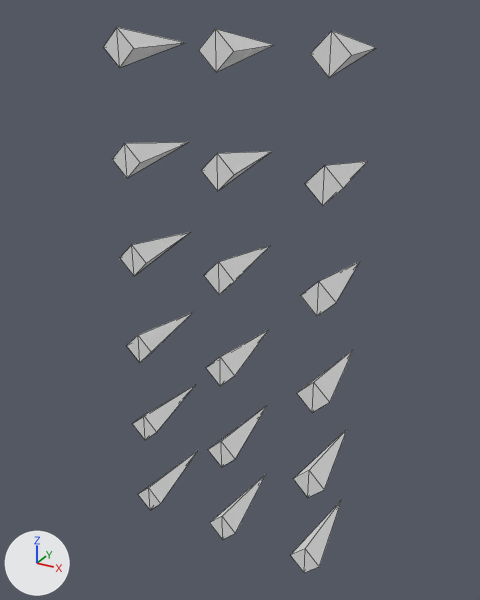
The glTF model assets/meshes/traps/spikes.glb: old version first, new version second.
Rendered twice from a 50 mm lens placed at (0.885, -1.505, 1.838), pointed at (-0.027, 0.153, 1.009). Every picture has the same lights, and +X, +Y and +Z are marked at lower left. The first picture is the older version. Mesh edges are drawn as thin lines. Vertices at exactly the same position are counted once.

The first picture shows 'Spikes'.
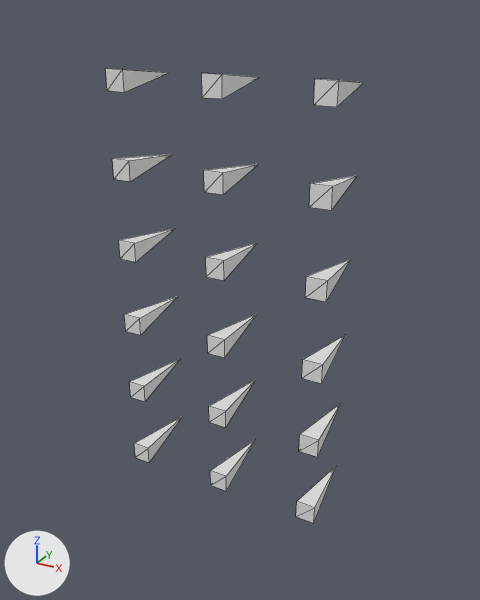
Edits to the bpy script that builds the scene:
```text
Change me_cone:
    remove me_cone.from_pydata(...)  # 90 vertices, 108 faces; spans x -0.35..0.35, y -0.01..0.31, z 0.19..1.79
    add me_cone.from_pydata(...)  # 90 vertices, 108 faces; spans x -0.38..0.31, y 0.02..0.29, z 0.38..1.69
    me_cone part 1: the loose piece of 5 vertices spanning x -0.35..-0.25, y -0.01..0.31, z 0.19..0.29 is turned 45 degrees about the y axis through its middle and scaled by 0.822, then moved by (-0.04, 0.0, 0.16)
    me_cone part 2: the loose piece of 5 vertices spanning x -0.05..0.05, y -0.01..0.31, z 0.19..0.29 is turned 45 degrees about the y axis through its middle and scaled by 0.822, then moved by (-0.03, 0.0, 0.16)
    me_cone part 3: the loose piece of 5 vertices spanning x 0.25..0.35, y -0.01..0.31, z 0.19..0.29 is turned 45 degrees about the y axis through its middle and scaled by 0.822, then moved by (-0.02, 0.0, 0.16)
    me_cone part 4: the loose piece of 5 vertices spanning x -0.35..-0.25, y -0.01..0.31, z 0.49..0.59 is turned 45 degrees about the y axis through its middle and scaled by 0.822, then moved by (-0.04, 0.0, 0.11)
    me_cone part 5: the loose piece of 5 vertices spanning x -0.05..0.05, y -0.01..0.31, z 0.49..0.59 is turned 45 degrees about the y axis through its middle and scaled by 0.822, then moved by (-0.03, 0.0, 0.11)
    me_cone part 6: the loose piece of 5 vertices spanning x 0.25..0.35, y -0.01..0.31, z 0.49..0.59 is turned 45 degrees about the y axis through its middle and scaled by 0.822, then moved by (-0.02, 0.0, 0.11)
    me_cone part 7: the loose piece of 5 vertices spanning x -0.35..-0.25, y -0.01..0.31, z 0.79..0.89 is turned 45 degrees about the y axis through its middle and scaled by 0.822, then moved by (-0.04, 0.0, 0.06)
    me_cone part 8: the loose piece of 5 vertices spanning x -0.05..0.05, y -0.01..0.31, z 0.79..0.89 is turned 45 degrees about the y axis through its middle and scaled by 0.822, then moved by (-0.03, 0.0, 0.06)
    me_cone part 9: the loose piece of 5 vertices spanning x 0.25..0.35, y -0.01..0.31, z 0.79..0.89 is turned 45 degrees about the y axis through its middle and scaled by 0.822, then moved by (-0.02, 0.0, 0.06)
    me_cone part 10: the loose piece of 5 vertices spanning x -0.35..-0.25, y -0.01..0.31, z 1.09..1.19 is turned 45 degrees about the y axis through its middle and scaled by 0.822, then moved by (-0.04, 0.0, 0.01)
    me_cone part 11: the loose piece of 5 vertices spanning x -0.05..0.05, y -0.01..0.31, z 1.09..1.19 is turned 45 degrees about the y axis through its middle and scaled by 0.822, then moved by (-0.03, 0.0, 0.01)
    me_cone part 12: the loose piece of 5 vertices spanning x 0.25..0.35, y -0.01..0.31, z 1.09..1.19 is turned 45 degrees about the y axis through its middle and scaled by 0.822, then moved by (-0.02, 0.0, 0.01)
    me_cone part 13: the loose piece of 5 vertices spanning x -0.35..-0.25, y -0.01..0.31, z 1.39..1.49 is turned 45 degrees about the y axis through its middle and scaled by 0.822, then moved by (-0.04, 0.0, -0.04)
    me_cone part 14: the loose piece of 5 vertices spanning x -0.05..0.05, y -0.01..0.31, z 1.39..1.49 is turned 45 degrees about the y axis through its middle and scaled by 0.822, then moved by (-0.03, 0.0, -0.04)
    me_cone part 15: the loose piece of 5 vertices spanning x 0.25..0.35, y -0.01..0.31, z 1.39..1.49 is turned 45 degrees about the y axis through its middle and scaled by 0.822, then moved by (-0.02, 0.0, -0.04)
    me_cone part 16: the loose piece of 5 vertices spanning x -0.35..-0.25, y -0.01..0.31, z 1.69..1.79 is turned 45 degrees about the y axis through its middle and scaled by 0.822, then moved by (-0.04, 0.0, -0.09)
    me_cone part 17: the loose piece of 5 vertices spanning x -0.05..0.05, y -0.01..0.31, z 1.69..1.79 is turned 45 degrees about the y axis through its middle and scaled by 0.822, then moved by (-0.03, 0.0, -0.09)
    me_cone part 18: the loose piece of 5 vertices spanning x 0.25..0.35, y -0.01..0.31, z 1.69..1.79 is turned 45 degrees about the y axis through its middle and scaled by 0.822, then moved by (-0.02, 0.0, -0.09)
```

Pixel boxes [x1, y1, x2, y2] of what changed, in the pictures (480 x 600 px; the box of a moved part takes in the faces that stretch with it):
'Spikes', reshaped (17% shorter)
    before: [104, 27, 376, 573]
    after: [105, 68, 363, 523]
part 1 of me_cone, moved or reshaped
    before: [138, 451, 197, 510]
    after: [134, 416, 183, 462]
part 2 of me_cone, moved or reshaped
    before: [210, 474, 266, 540]
    after: [210, 440, 255, 491]
part 3 of me_cone, moved or reshaped
    before: [291, 501, 341, 573]
    after: [296, 466, 336, 523]
part 4 of me_cone, moved or reshaped
    before: [133, 385, 195, 440]
    after: [130, 359, 180, 402]
part 5 of me_cone, moved or reshaped
    before: [208, 406, 267, 467]
    after: [209, 380, 255, 428]
part 6 of me_cone, moved or reshaped
    before: [294, 429, 347, 497]
    after: [299, 403, 341, 457]
part 7 of me_cone, moved or reshaped
    before: [127, 312, 193, 362]
    after: [124, 296, 178, 335]
part 8 of me_cone, moved or reshaped
    before: [206, 330, 268, 386]
    after: [207, 314, 257, 358]
part 9 of me_cone, moved or reshaped
    before: [297, 350, 353, 413]
    after: [302, 335, 345, 384]
part 10 of me_cone, moved or reshaped
    before: [120, 232, 190, 276]
    after: [119, 229, 174, 262]
part 11 of me_cone, moved or reshaped
    before: [204, 246, 269, 295]
    after: [206, 243, 257, 281]
part 12 of me_cone, moved or reshaped
    before: [301, 261, 360, 316]
    after: [305, 259, 351, 302]
part 13 of me_cone, moved or reshaped
    before: [112, 142, 188, 178]
    after: [112, 154, 172, 182]
part 14 of me_cone, moved or reshaped
    before: [201, 151, 272, 191]
    after: [204, 164, 258, 195]
part 15 of me_cone, moved or reshaped
    before: [305, 161, 368, 206]
    after: [309, 176, 356, 210]
part 16 of me_cone, moved or reshaped
    before: [104, 27, 186, 67]
    after: [105, 68, 168, 92]
part 17 of me_cone, moved or reshaped
    before: [199, 29, 273, 72]
    after: [202, 73, 259, 99]
part 18 of me_cone, moved or reshaped
    before: [310, 31, 376, 78]
    after: [314, 79, 363, 107]
